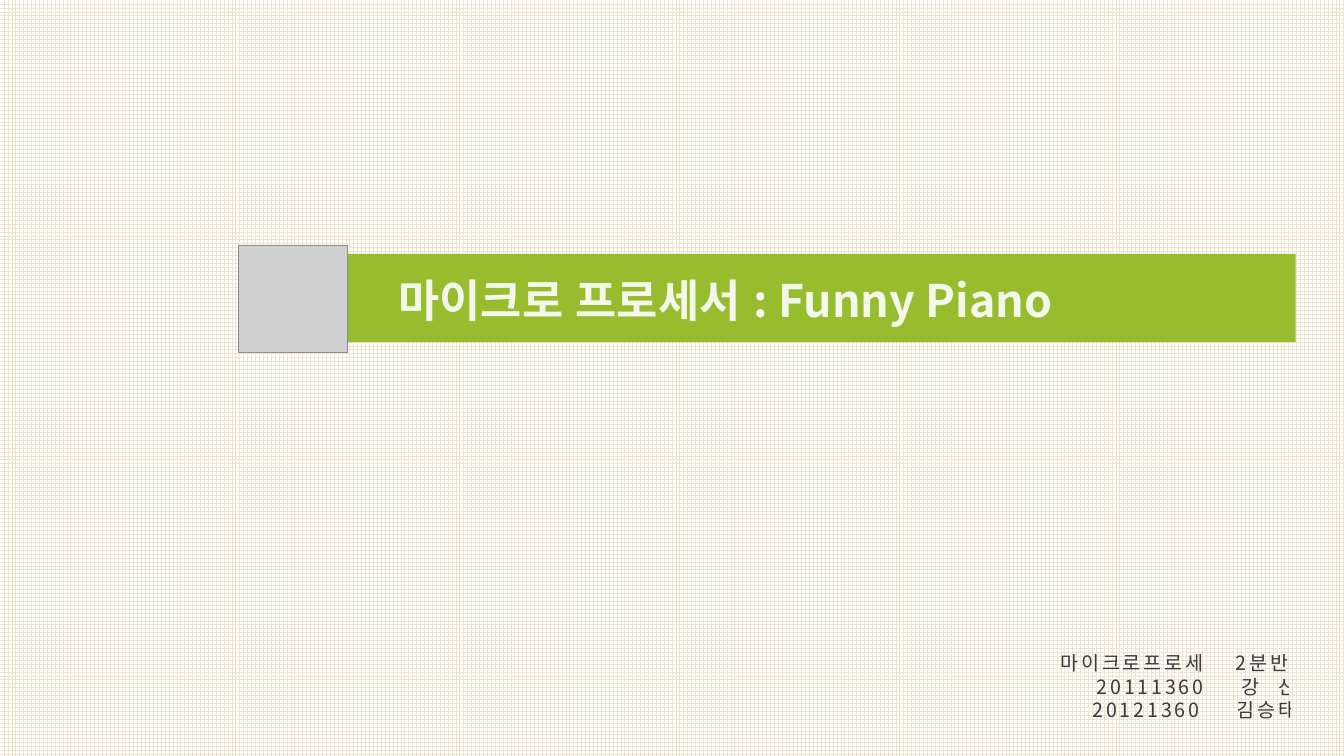
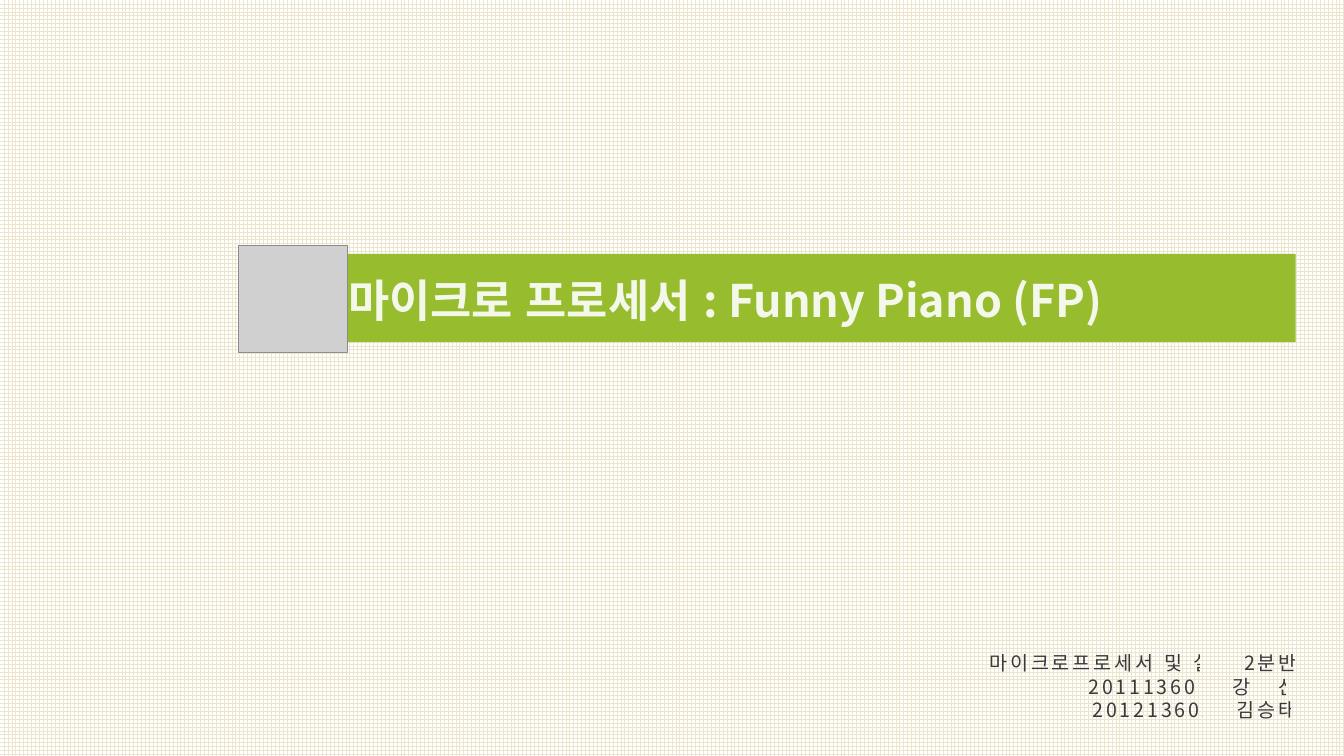
Before and after one commit to kutmicro/2011136003, a slide deck: slide 1 of 최종/Funny Piano 발표.pptx. Drawn at 1344x756 pixels with LibreOffice and Linux fonts; fonts in the diff are those of the drawing; grey boxes stand for pictures. Boxes give left, top, right and bottom in pixels: in the first picture for what was removed or moved away, otherwise in the second. Text is boxed around its words. In the diff, an @@ line names an element or a change of style, - is before the commit and + after.

```diff
--- a/최종/Funny Piano 발표.pptx
+++ b/최종/Funny Piano 발표.pptx
@@ text at <box>348,279,1102,327</box>: text changed @@
-마이크로 프로세서 : Funny Piano
+마이크로 프로세서 : Funny Piano (FP)
@@ text at <box>989,650,1233,676</box>: text changed @@
-마이크로프로세서 2분반
+마이크로프로세서 및 실습 2분반
```
